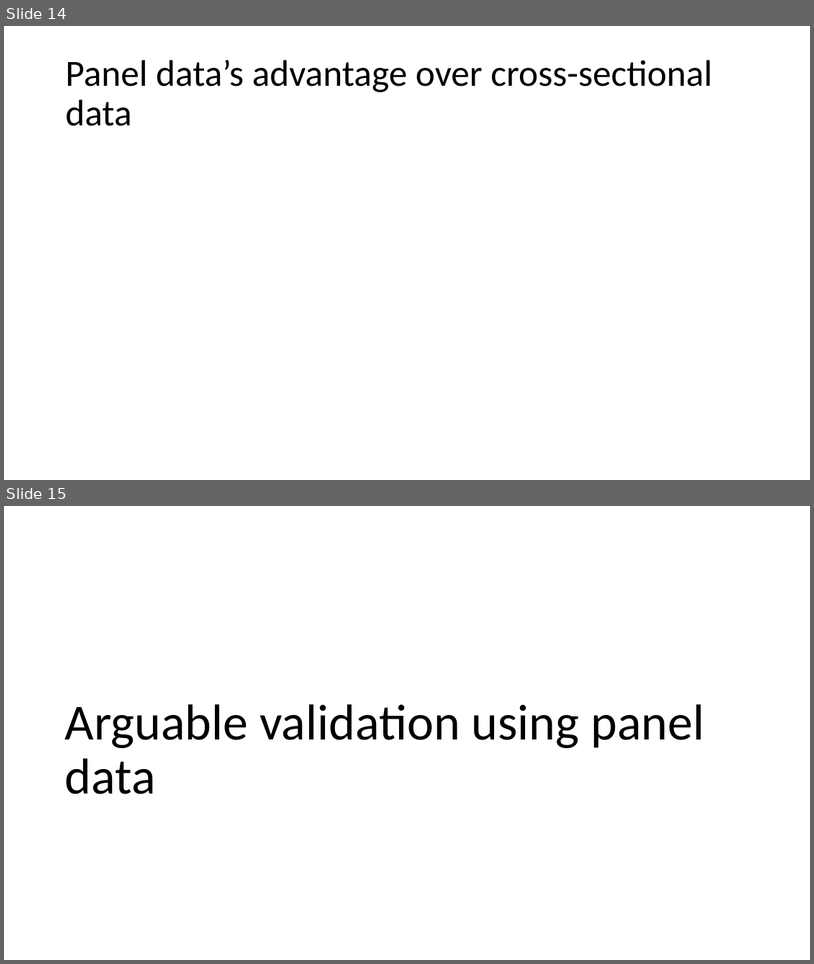
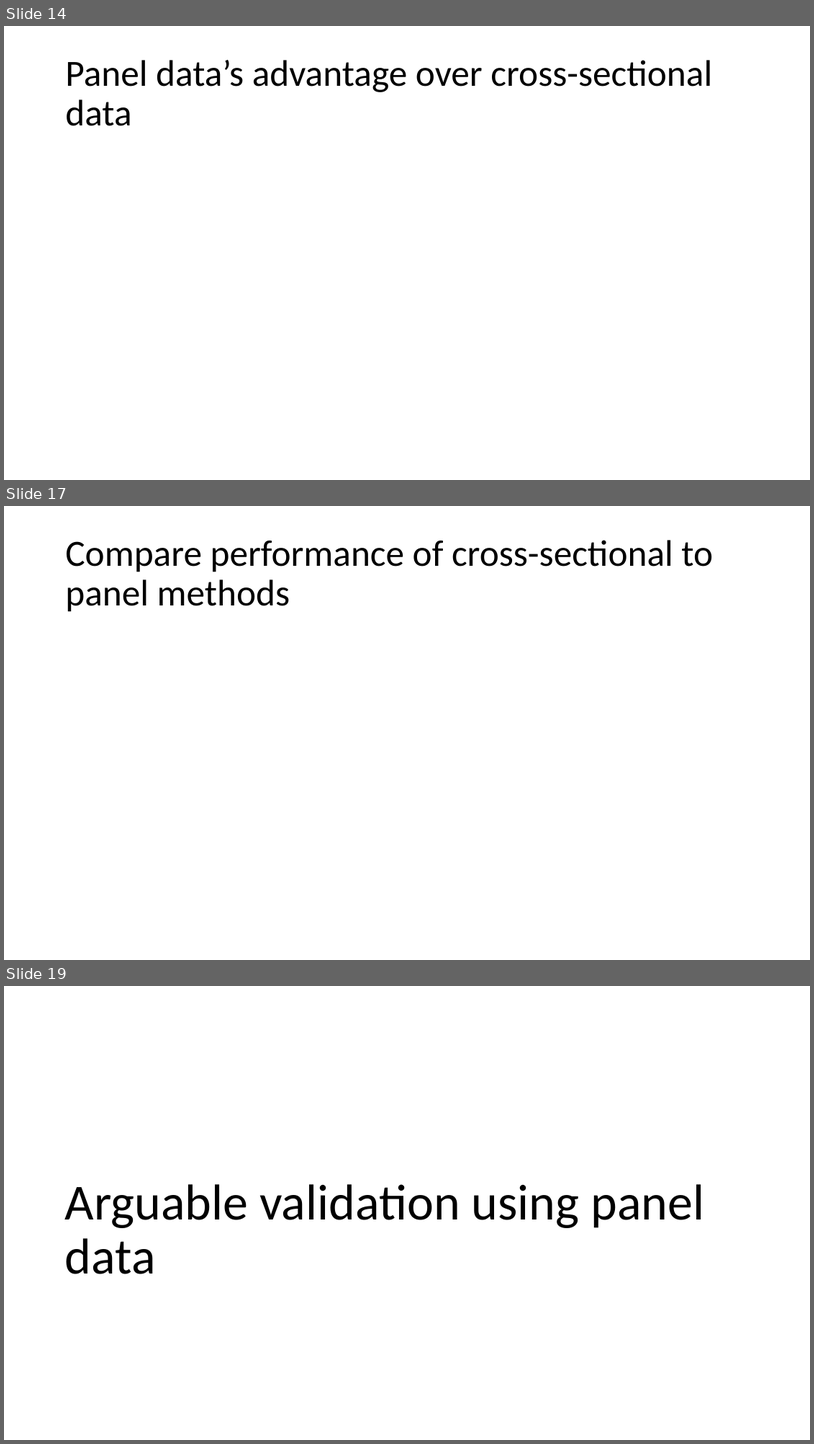
Before and after one commit to shoepaladin/causalinference_crashcourse, a slide deck: Powerpoints/6 DiffnDiff (WIP).pptx. Shown one above the other, each under a label of ours: slides 14 and 15 before the commit, slides 14, 17 and 19 after it; the slides between them are not shown. The pictures are 814x964 and 814x1444 pixels, drawn with LibreOffice and Linux fonts; fonts in the diff are those of the drawing; grey boxes stand for pictures. Boxes give left, top, right and bottom in pixels: in the first picture for what was removed or moved away, otherwise in the second. Text is boxed around its words. In the diff, an @@ line names an element or a change of style, - is before the commit and + after.

```diff
--- a/Powerpoints/6 DiffnDiff (WIP).pptx
+++ b/Powerpoints/6 DiffnDiff (WIP).pptx
@@ slide 17 added at box(4, 506, 810, 960), background #FFFFFF @@
@@ title added at box(65, 540, 713, 612), 44 pt, text #000000 @@
+Compare performance of cross-sectional to panel methods
@@ what was slide 15 is now slide 19 @@
```
Also in this commit, not shown: 1 slide changed, 5 other slides added, 2 slides removed, 5 other files.
